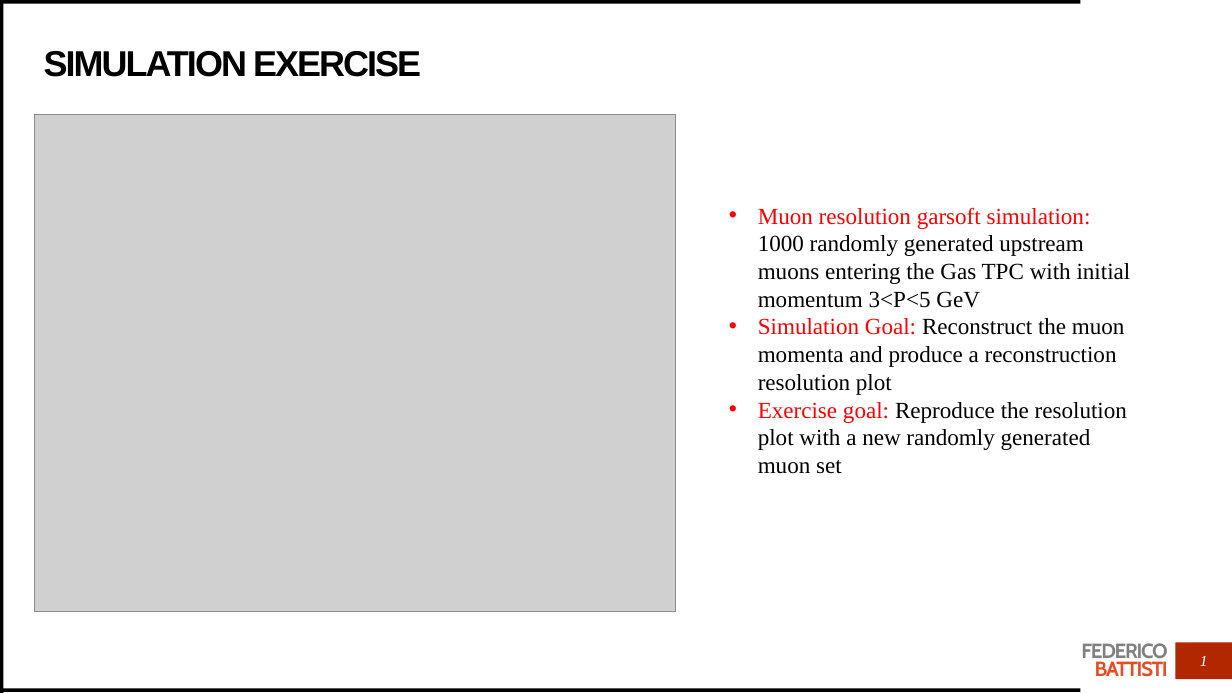
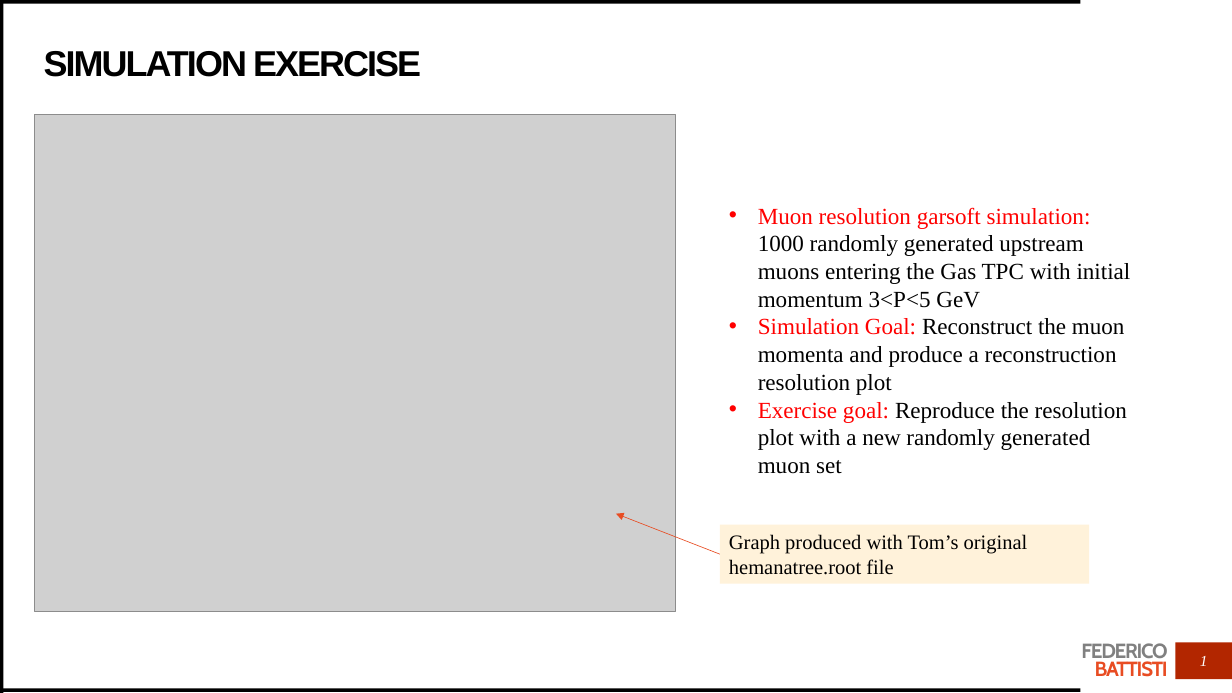
Before and after one commit to Trenchcoat95/OxfordCode, a slide deck: slide 1 of Simulation Exercise.pptx. Drawn at 1232x693 pixels with LibreOffice and Linux fonts; fonts in the diff are those of the drawing; grey boxes stand for pictures. Boxes give left, top, right and bottom in pixels: in the first picture for what was removed or moved away, otherwise in the second. Text is boxed around its words. In the diff, an @@ line names an element or a change of style, - is before the commit and + after.

```diff
--- a/Simulation Exercise.pptx
+++ b/Simulation Exercise.pptx
@@ arrow added from (720, 555) to (616, 514), #E84C22 0.5 pt @@
@@ rectangle added at (720, 525, 1090, 584), fill #FFF2DA, 16 pt, text #000000 @@
+Graph produced with Tom’s original hemanatree.root file
```
Also in this commit, not shown: 10 slides added, 1 slide removed, 34 other files.
